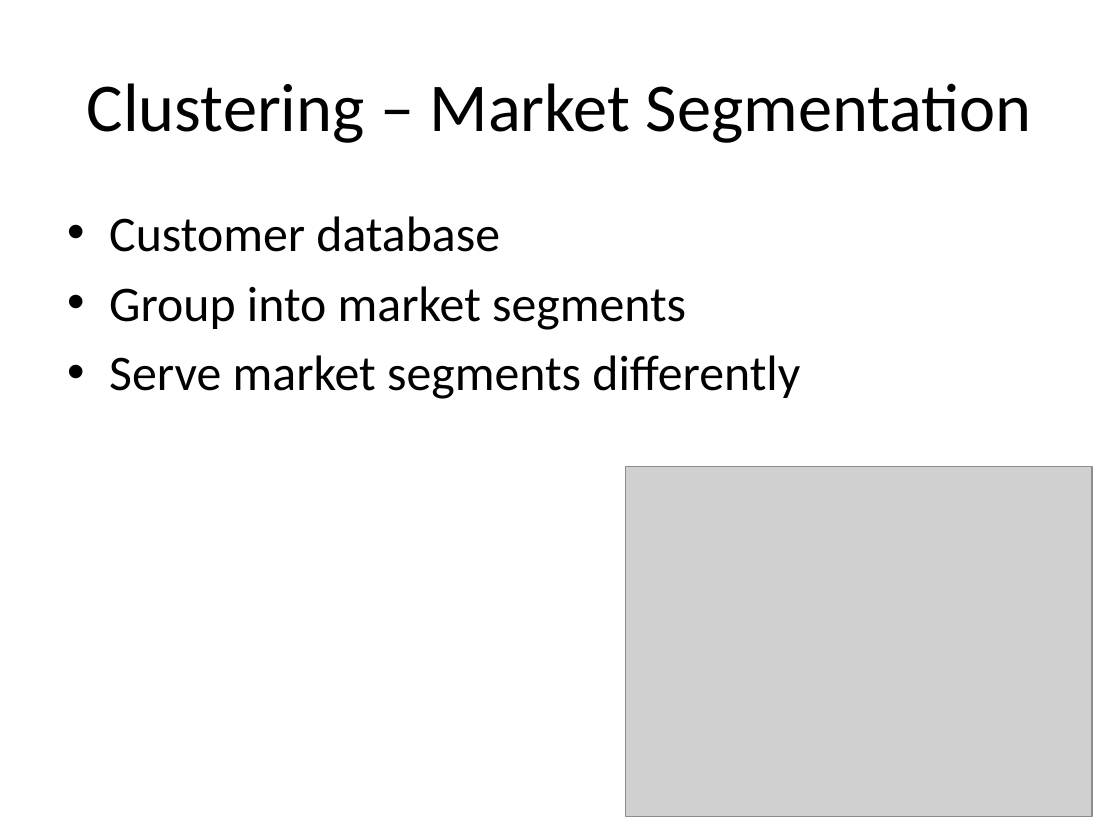
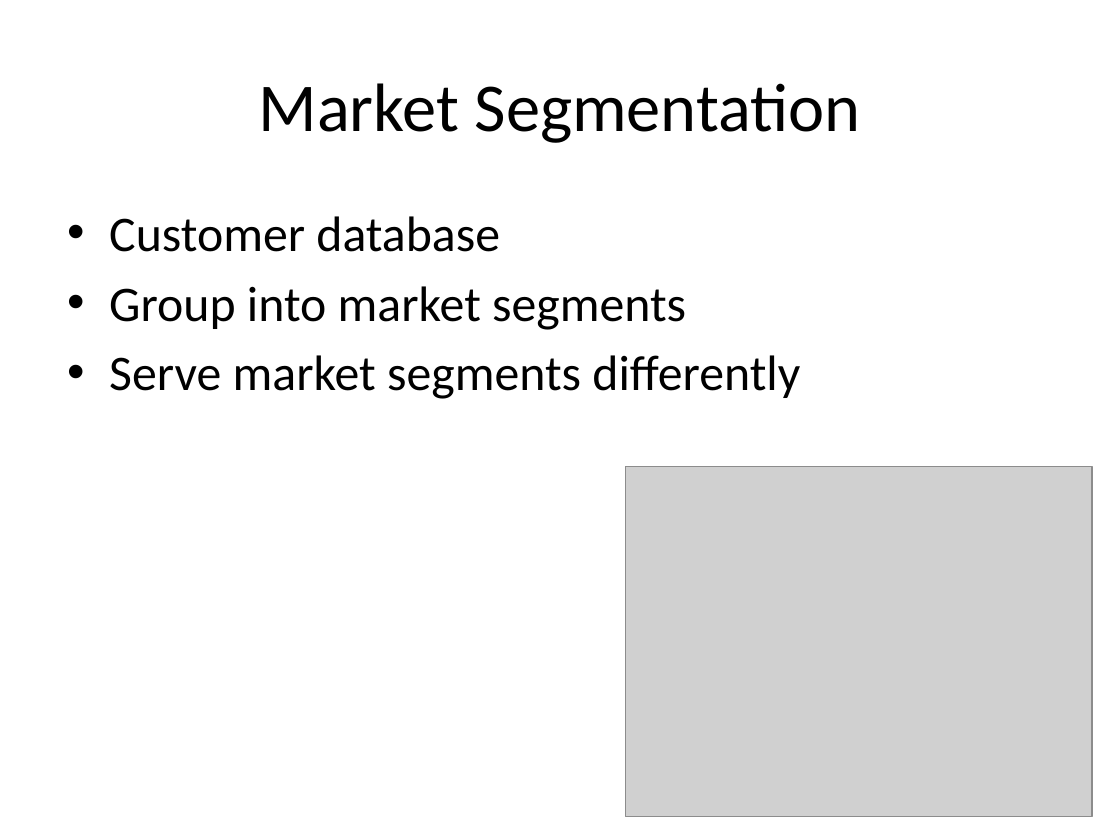
Before and after one commit to look4pritam/ArtificialIntelligence, a slide deck: slide 7 of MachineLearning/K-MeansClustering/K-MeansClustering.pptx. Drawn at 1120x840 pixels with LibreOffice and Linux fonts; fonts in the diff are those of the drawing; grey boxes stand for pictures. Boxes give left, top, right and bottom in pixels: in the first picture for what was removed or moved away, otherwise in the second. Text is boxed around its words. In the diff, an @@ line names an element or a change of style, - is before the commit and + after.

```diff
--- a/MachineLearning/K-MeansClustering/K-MeansClustering.pptx
+++ b/MachineLearning/K-MeansClustering/K-MeansClustering.pptx
@@ title at box(259, 83, 861, 143): text changed @@
-Clustering – Market Segmentation
+Market Segmentation
```
Also in this commit, not shown: 4 other slides changed, 2 slides added, 1 other file.
